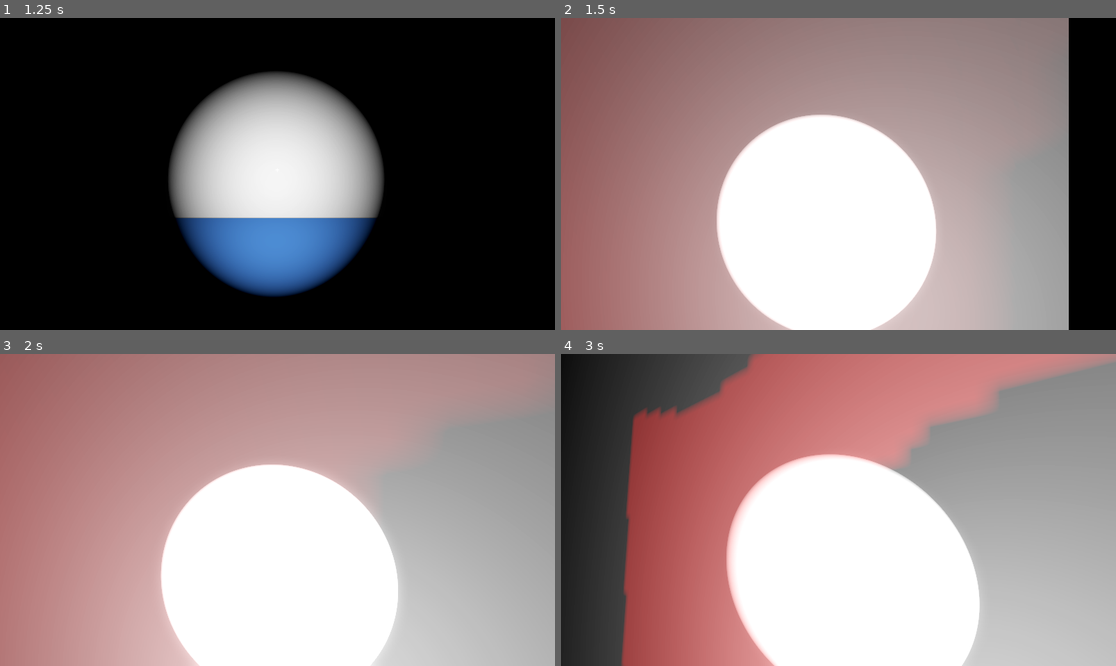
Above: before the commit, frames 1-4 (two rows, left to right).
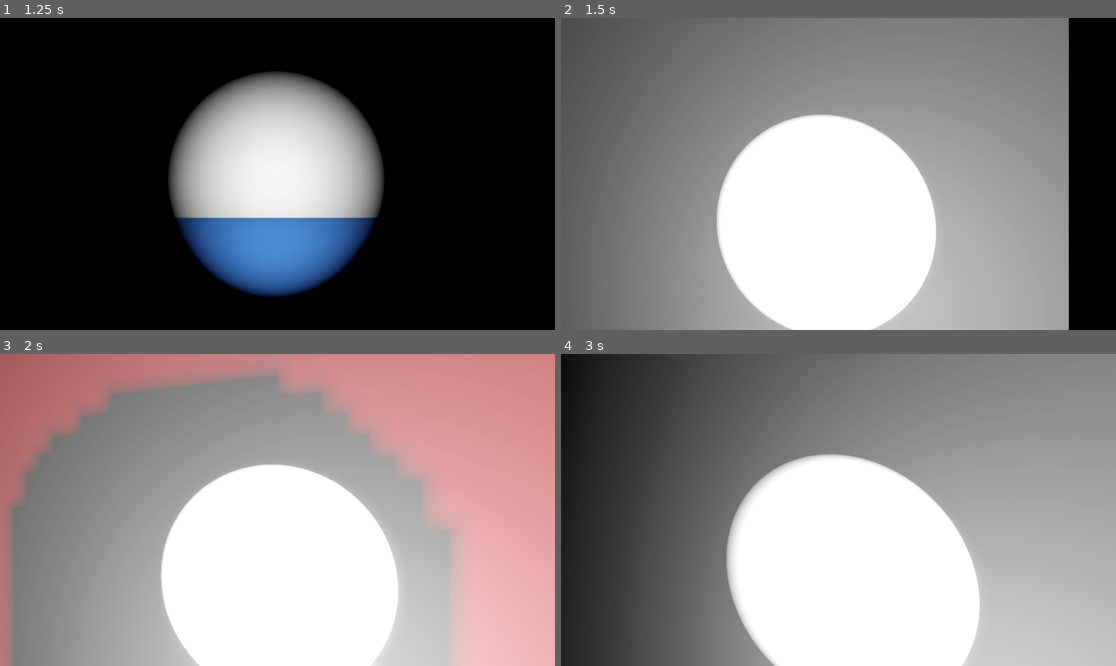
Above: after the commit, the same moments.

Repository: Covr2000/godot-horror-2025
Game: Godot game, scene res://scene_game/menu/main/manu.tscn
Same seed, same stepped clock (60 frames per second), same inputs: the game is played once before the commit and once after it.
Inputs (mouse positions are in pixels of both pictures, inside the frame that each line leads up to):
- Up to frame 1 (1.25 s): click "Начать игру" at 0.5 s
- Up to frame 2 (1.5 s): tap Enter (ui_accept) at 1.25 s; move the mouse to (866, 174) at 1.27 s; hold W (ui_up) from 1.28 s (still down); hold Shift (shift_run) from 1.28 s (still down)
- Up to frame 3 (2 s): keep holding W (ui_up); keep holding Shift (shift_run); tap Enter (ui_accept) at 1.52 s
- Up to frame 4 (3 s): keep holding W (ui_up); move the mouse to (810, 510) at 2.02 s; release Shift (shift_run) at 2.03 s; tap Shift (shift_run) at 2.1 s; tap Enter (ui_accept) at 2.27 s; move the mouse to (849, 503) at 2.77 s; hold Shift (shift_run) from 2.78 s (still down)

Frame 1 is identical in both runs. In frame 2, 39% of the frame differs, in the area x 0-63%, y 0-100%; in frame 3, 59%, in the area x 1-100%, y 0-100%; in frame 4, 34%.

Commit message:
move random

Diff:
--- a/game/mechanics_script/сharacters/enemy_ai _esey/enemy_ai _esey.tscn
+++ b/game/mechanics_script/сharacters/enemy_ai _esey/enemy_ai _esey.tscn
@@ -10,18 +10,19 @@
 [node name="Node3D" type="Node3D"]
 
 [node name="CharacterBody3D" type="CharacterBody3D" parent="."]
+transform = Transform3D(-4.37114e-08, 0, 1, 0, 1, 0, -1, 0, -4.37114e-08, 0, 0, 0)
 script = ExtResource("1_m1xqm")
 
 [node name="CollisionShape3D" type="CollisionShape3D" parent="CharacterBody3D"]
 transform = Transform3D(1, 0, 0, 0, 1, 0, 0, 0, 1, 0, 2.23631, 0)
 shape = SubResource("CapsuleShape3D_e6x6k")
 
-[node name="OmniLight3D" type="OmniLight3D" parent="."]
+[node name="Spooky_Summer_Nightmare_Girl_Sketchfab" parent="CharacterBody3D" instance=ExtResource("1_e8b5s")]
+physics_interpolation_mode = 2
+auto_translate_mode = 2
+
+[node name="OmniLight3D" type="OmniLight3D" parent="CharacterBody3D"]
 transform = Transform3D(1, 0, 0, 0, 1, 0, 0, 0, 1, 0, 1.35495, 0)
 light_color = Color(1, 0, 0, 1)
 shadow_enabled = true
 omni_range = 9.9241
-
-[node name="Spooky_Summer_Nightmare_Girl_Sketchfab" parent="." instance=ExtResource("1_e8b5s")]
-physics_interpolation_mode = 2
-auto_translate_mode = 2
--- a/game/mechanics_script/сharacters/enemy_ai _esey/enemy_ai.gd
+++ b/game/mechanics_script/сharacters/enemy_ai _esey/enemy_ai.gd
@@ -5,6 +5,28 @@
 # Maximum speed of the mob in meters per second.
 @export var max_speed = 18
 
-func _physics_process(_delta):
-	velocity = velocity.rotated(Vector3.UP, rotation.y)
-	move_and_slide()
+# Скорость движения вперед
+@export var speed: float = 5.0
+
+var direction = Vector3.BACK.normalized()
+var tracking = false
+
+# Генерация случайного направления
+func get_random_direction_2d() -> Vector3:
+	var angle = randf_range(0, 2 * PI)  # Случайный угол в радианах
+	return Vector3(cos(angle), 0, sin(angle)).normalized()
+
+func _physics_process(delta: float) -> void:
+	look_at(global_position + direction, Vector3.UP)
+	velocity = -direction * speed
+	var collision = move_and_slide()
+	print(collision)
+	if collision:
+		direction = get_random_direction_2d()
+		#движение в другую сторону
+		#tracking = !tracking
+		#
+	#if tracking:
+		#direction = Vector3.FORWARD.normalized()
+	#else:
+		#direction = Vector3.BACK.normalized()
